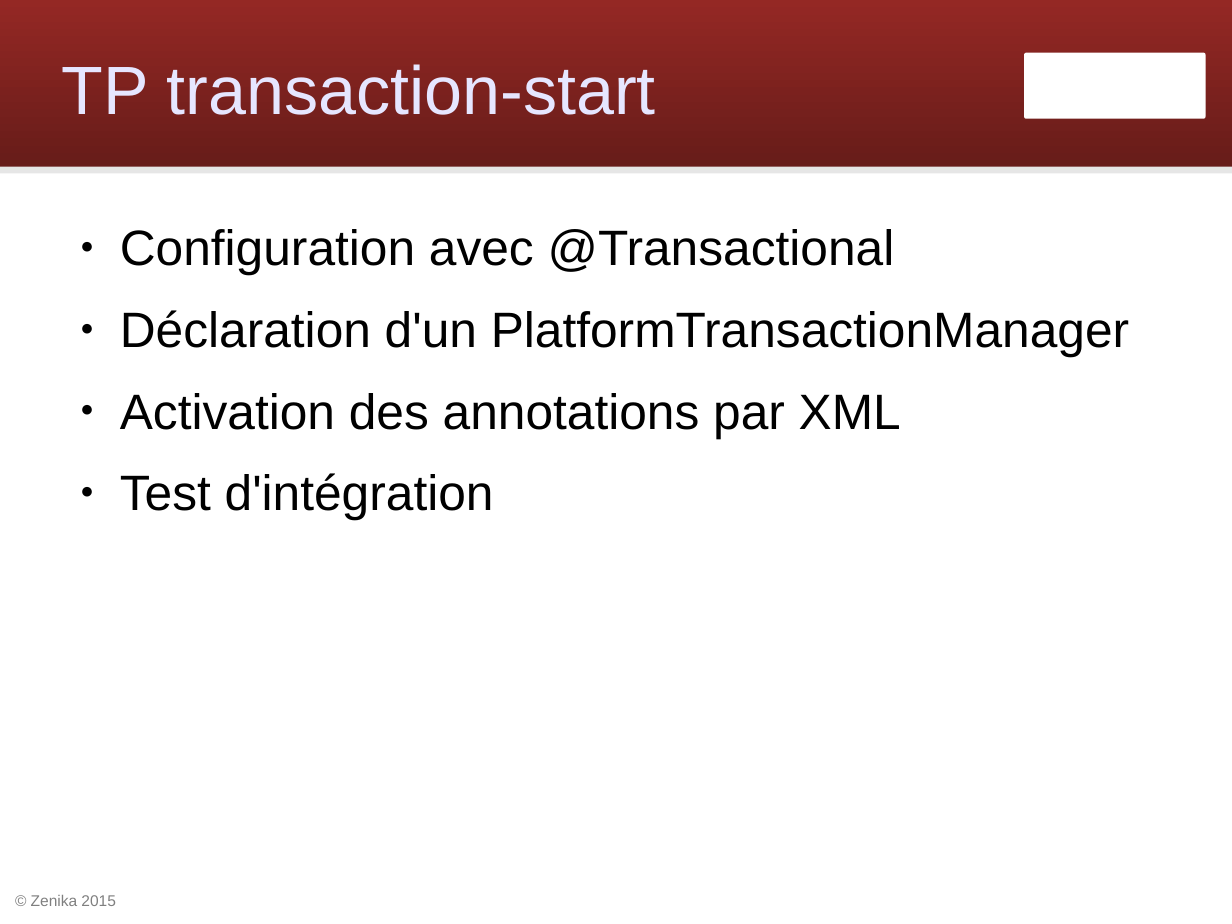
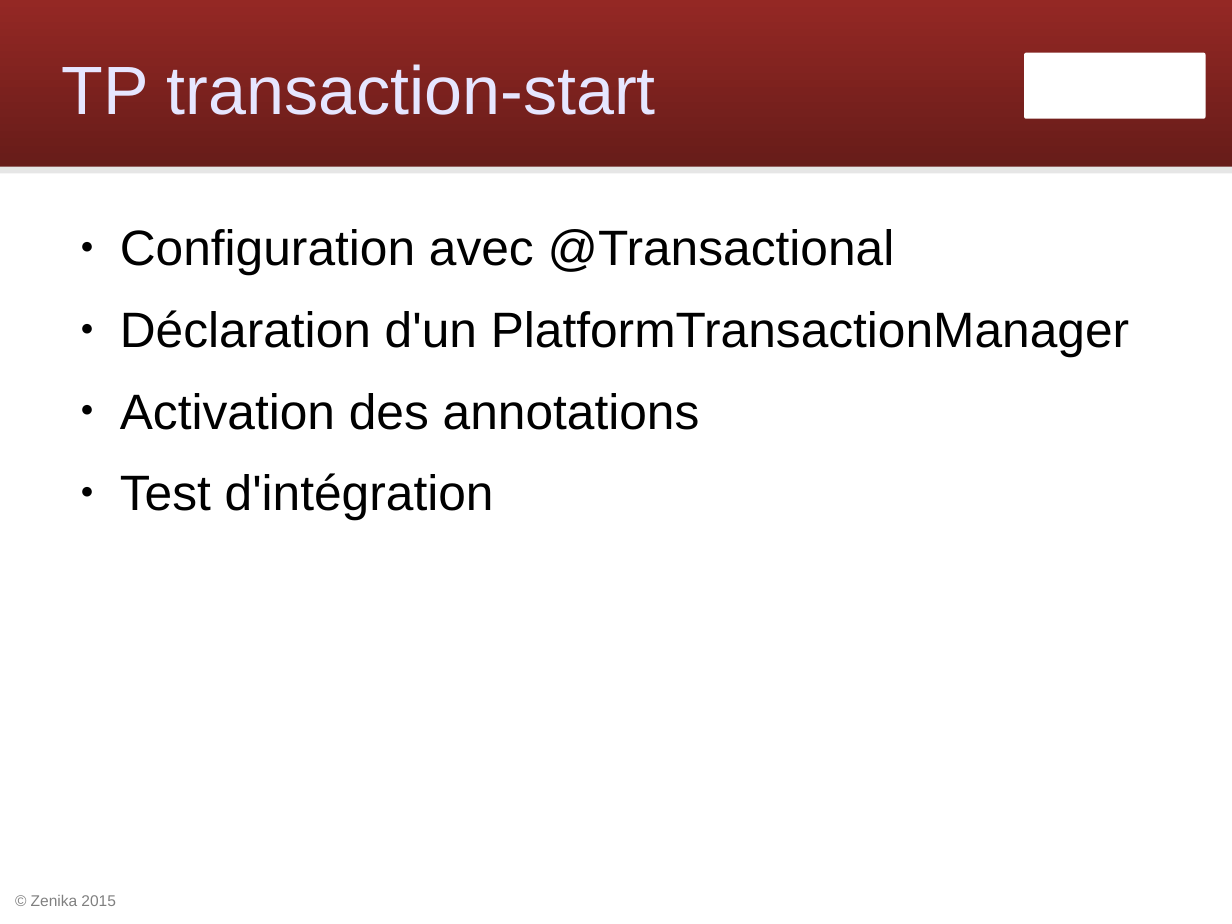
Before and after one commit to Zenika/workshop-spring-core, a slide deck: slide 62 of spring-workshop.odp. Drawn at 1232x924 pixels with LibreOffice and Linux fonts; fonts in the diff are those of the drawing; background and template pictures are left out. Boxes give left, top, right and bottom in pixels: in the first picture for what was removed or moved away, otherwise in the second. Text is boxed around its words. In the diff, an @@ line names an element or a change of style, - is before the commit and + after.

Commit message:
Utiliser Java config pour transaction et hibernate

```diff
--- a/spring-workshop.odp
+++ b/spring-workshop.odp
@@ text at [120,393,700,430]: text changed @@
-● Activation des annotations par XML
+● Activation des annotations
```
Also in this commit, not shown: 4 other slides changed, 1 slide added, 1 slide removed, 24 other files.
